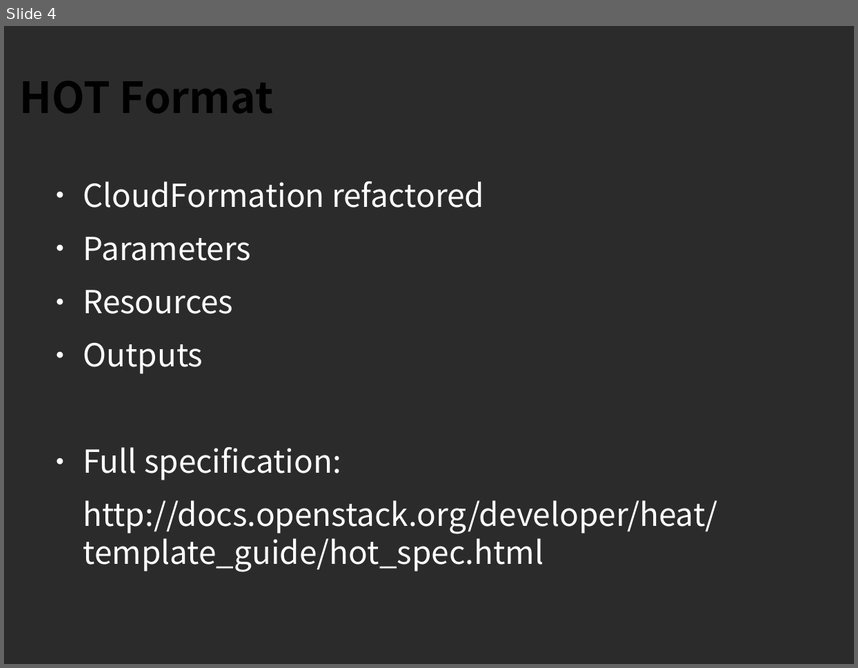
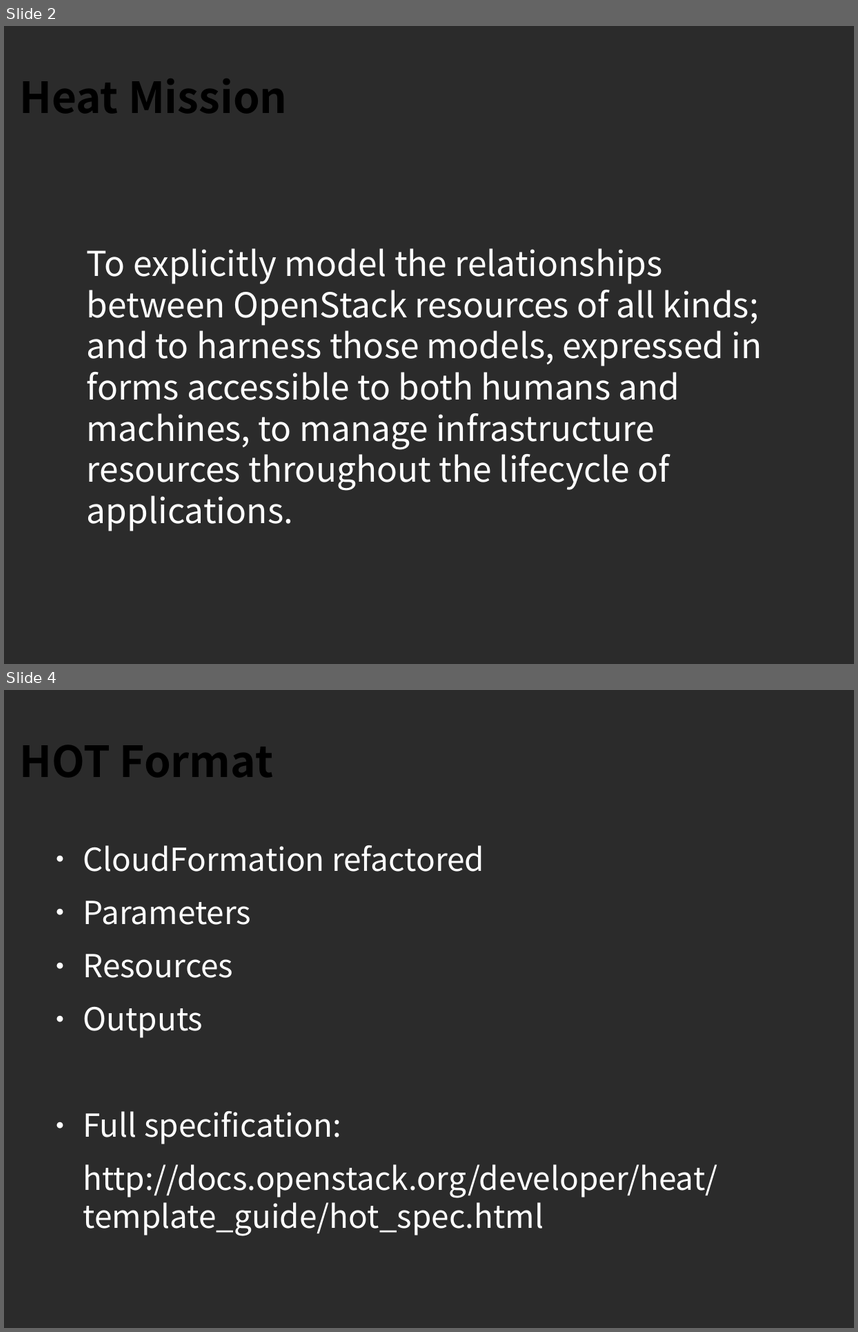
Before and after one commit to sdake/slides, a slide deck: sdake-cloudopen-heat-2013-09/heat-cloudopen-final.odp. Shown one above the other, each under a label of ours: slide 4 before the commit, slides 2 and 4 after it; the slides between them are not shown. The pictures are 858x668 and 858x1332 pixels, drawn with LibreOffice and Linux fonts; fonts in the diff are those of the drawing; background and template pictures are left out; a plain dark background stands for a picture behind light text. Boxes give left, top, right and bottom in pixels: in the first picture for what was removed or moved away, otherwise in the second. Text is boxed around its words. In the diff, an @@ line names an element or a change of style, - is before the commit and + after.

```diff
--- a/sdake-cloudopen-heat-2013-09/heat-cloudopen-final.odp
+++ b/sdake-cloudopen-heat-2013-09/heat-cloudopen-final.odp
@@ slide 2 added at (x1=4, y1=26, x2=854, y2=664), background picture (left out) @@
@@ title added at (x1=19, y1=78, x2=288, y2=113), 40 pt, text #000000, bold @@
+Heat Mission
@@ text added at (x1=87, y1=248, x2=762, y2=531), 32 pt, text #FFFFFF @@
+To explicitly model the relationships between OpenStack resources of all kinds; and to harness those models, expressed in forms accessible to both humans and machines, to manage infrastructure resources throughout the lifecycle of applications.
```
Also in this commit, not shown: 4 slides changed, 6 other slides added, 1 slide removed, 4 other files.
